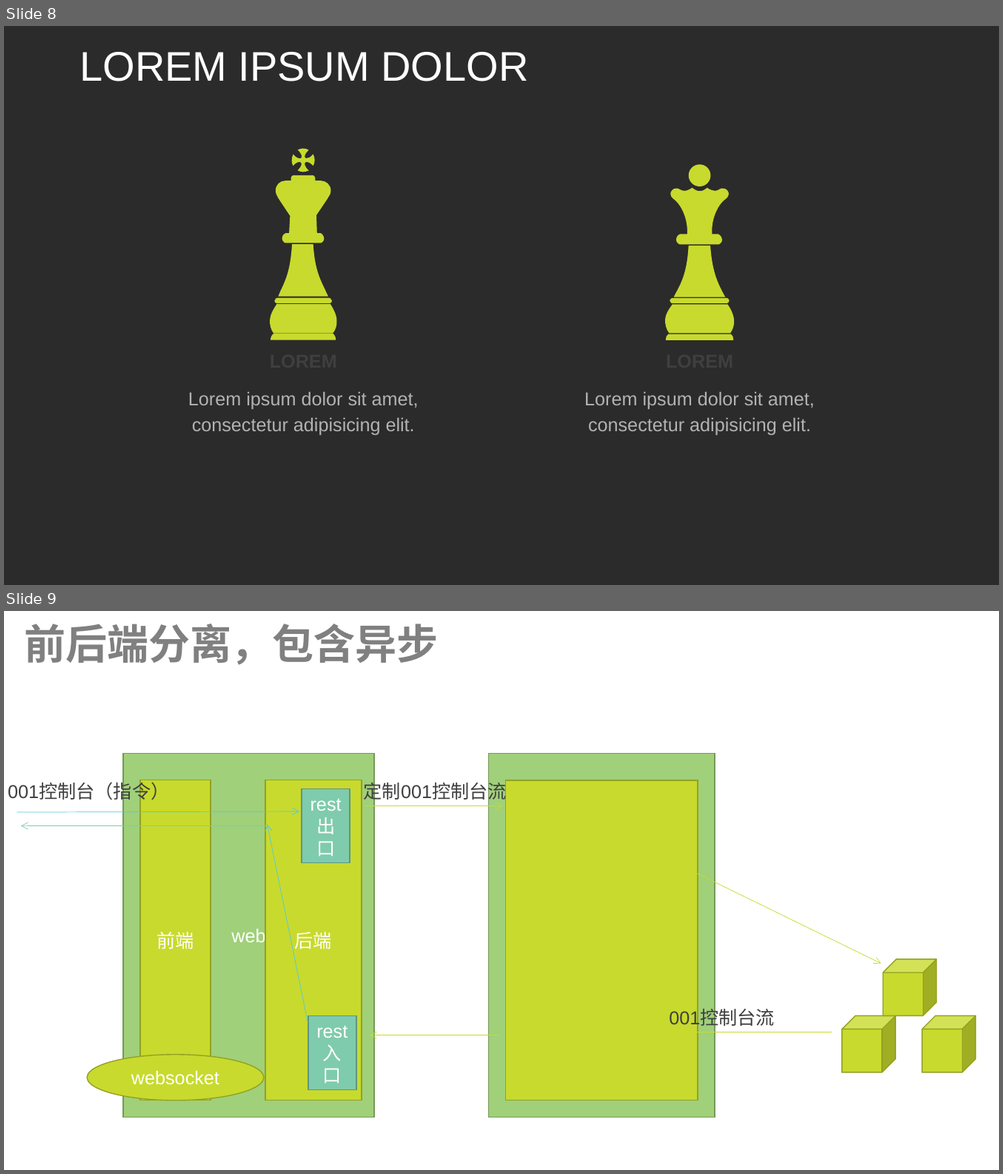
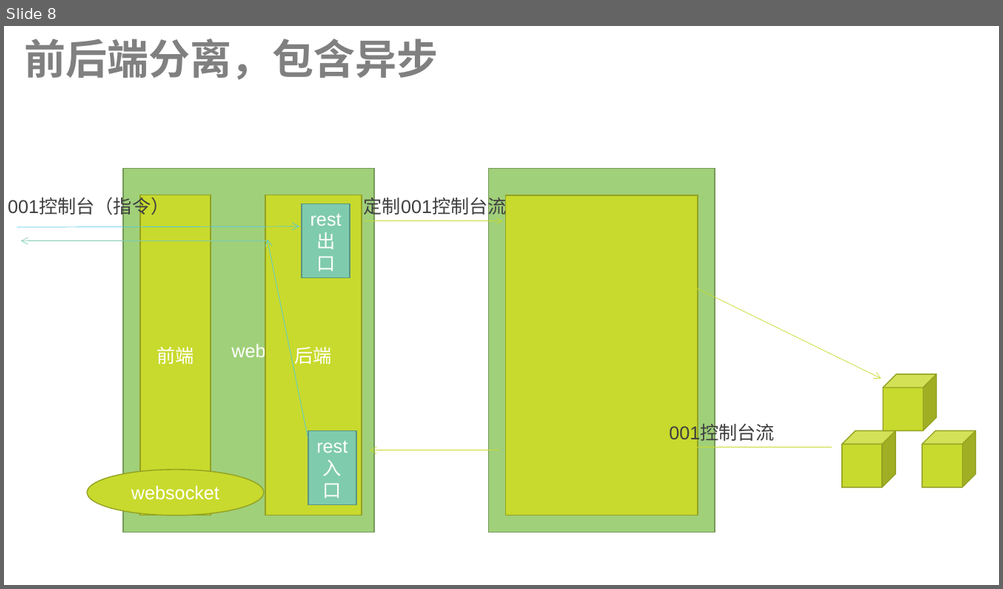
Before and after one commit to bigCloudAI/bigCloudAi, a slide deck: bigCloudAi/bigCloudAi.pptx. Shown one above the other, each under a label of ours: slides 8 and 9 before the commit, slide 8 after it. The pictures are 1003x1174 and 1003x589 pixels, drawn with LibreOffice and Linux fonts; fonts in the diff are those of the drawing; background and template pictures are left out; a plain dark background stands for a picture behind light text. Boxes give left, top, right and bottom in pixels: in the first picture for what was removed or moved away, otherwise in the second. Text is boxed around its words. In the diff, an @@ line names an element or a change of style, - is before the commit and + after.

```diff
--- a/bigCloudAi/bigCloudAi.pptx
+++ b/bigCloudAi/bigCloudAi.pptx
@@ slide 8 removed at box(4, 26, 999, 585), background picture (left out) @@
@@ text removed at box(79, 52, 529, 82) @@
-LOREM IPSUM DOLOR
@@ freeform shape removed at box(270, 148, 337, 340) @@
@@ freeform shape removed at box(665, 165, 734, 340) @@
@@ text removed at box(166, 340, 441, 380) @@
-LOREM
@@ text removed at box(562, 340, 836, 380) @@
-LOREM
@@ text removed at box(188, 392, 418, 435) @@
-Lorem ipsum dolor sit amet, consectetur adipisicing elit.
@@ text removed at box(584, 392, 814, 435) @@
-Lorem ipsum dolor sit amet, consectetur adipisicing elit.
@@ what was slide 9 is now slide 8 @@
```
Also in this commit, not shown: 2 slides changed, 4 other files.
